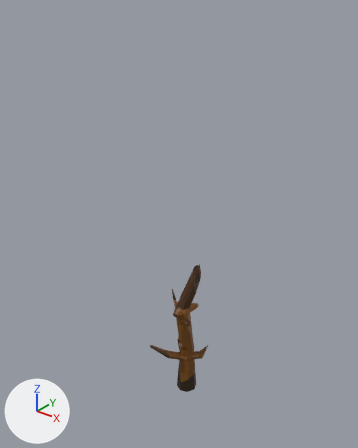
Renders of the Blender file Assets/Arvore/ArvorePretrificada/arvorepetrificada.blend from each side of a commit.
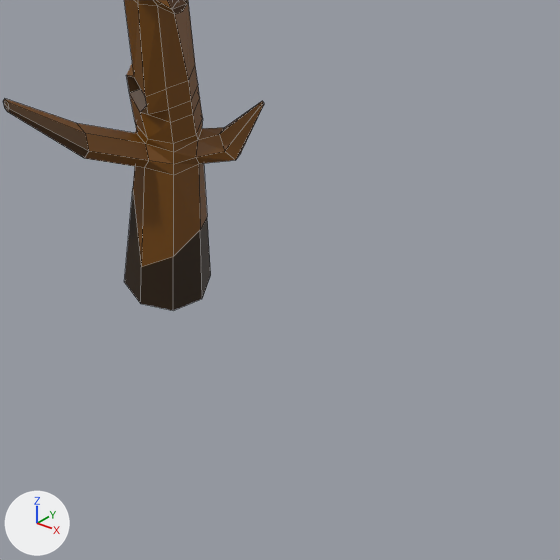
Old and new are each drawn whole from a 50 mm lens placed at (7.01, -9.14, 11.14), pointed at (-0.38, 0.1, 5.41) and again close up on the part from 42% to 77% of the width and 72% to 100% of the height. Arrows for +X, +Y and +Z are at lower left; the lights stay in place. The close-ups show mesh edges as thin lines.
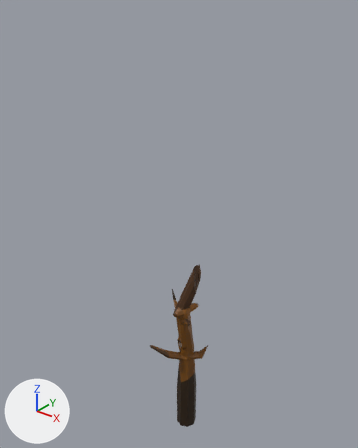
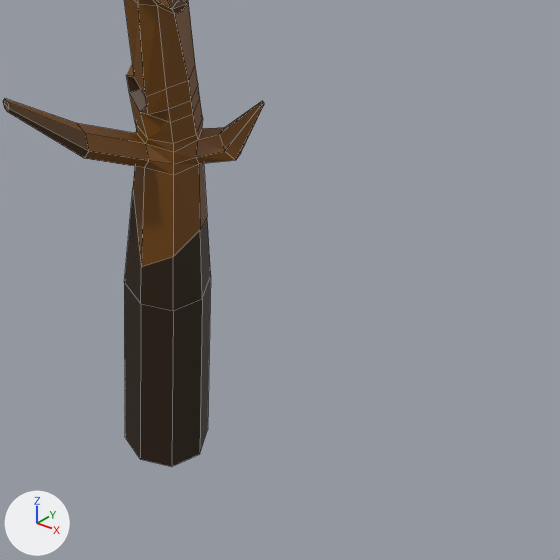
Scene script edits in JSON lines:
```json
{"block": "me_cylinder", "where": "# used by ob_cylinder; location = (0.0, 0.0, 0.0)"}
{"op": "remove", "block": "me_cylinder", "code": "me_cylinder.from_pydata(...)  # 244 vertices, 240 faces, 1 loose edge; spans x -0.69..0.44, y -0.93..0.47, z 0.11..10.42"}
{"op": "add", "block": "me_cylinder", "code": "me_cylinder.from_pydata(...)  # 252 vertices, 248 faces, 1 loose edge; spans x -0.69..0.44, y -0.93..0.47, z -1.34..10.42"}
{"block": "me_cylinder", "change": "me_cylinder part 1"}
{"block": "me_cylinder", "change": "1 face is deleted"}
{"block": "me_cylinder", "change": "8 new vertices lie (0.0, 0.0, -1.45) away from vertices in x -0.3..0.3, y -0.3..0.3, z 0.11"}
{"block": "me_cylinder", "change": "9 new faces join them, mat_material_005 (black #2b1a02)"}
```

Changed parts and their boxes (x1, y1, x2, y2) in the close-ups (560 x 560 px):
```json
{"object": "Cylinder", "change": "reshaped", "before": [3, 0, 264, 310], "after": [3, 0, 264, 467]}
{"part": 1, "of": "me_cylinder", "change": "built on", "after": [124, 276, 211, 467], "on screen": "black"}
```
